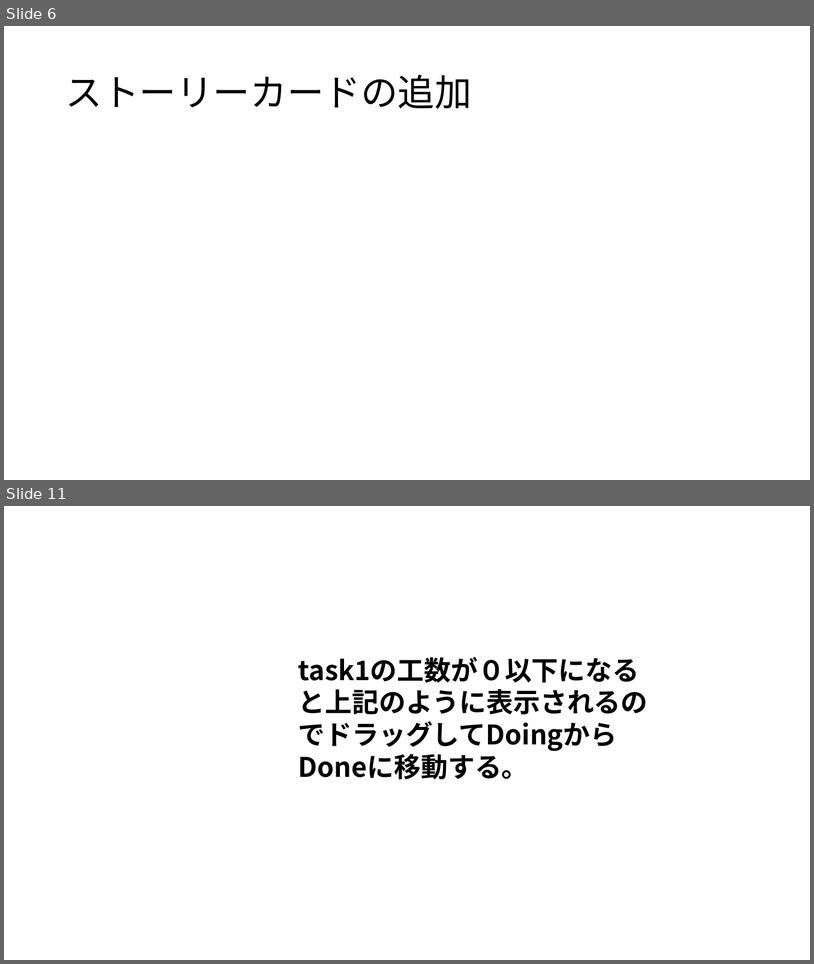
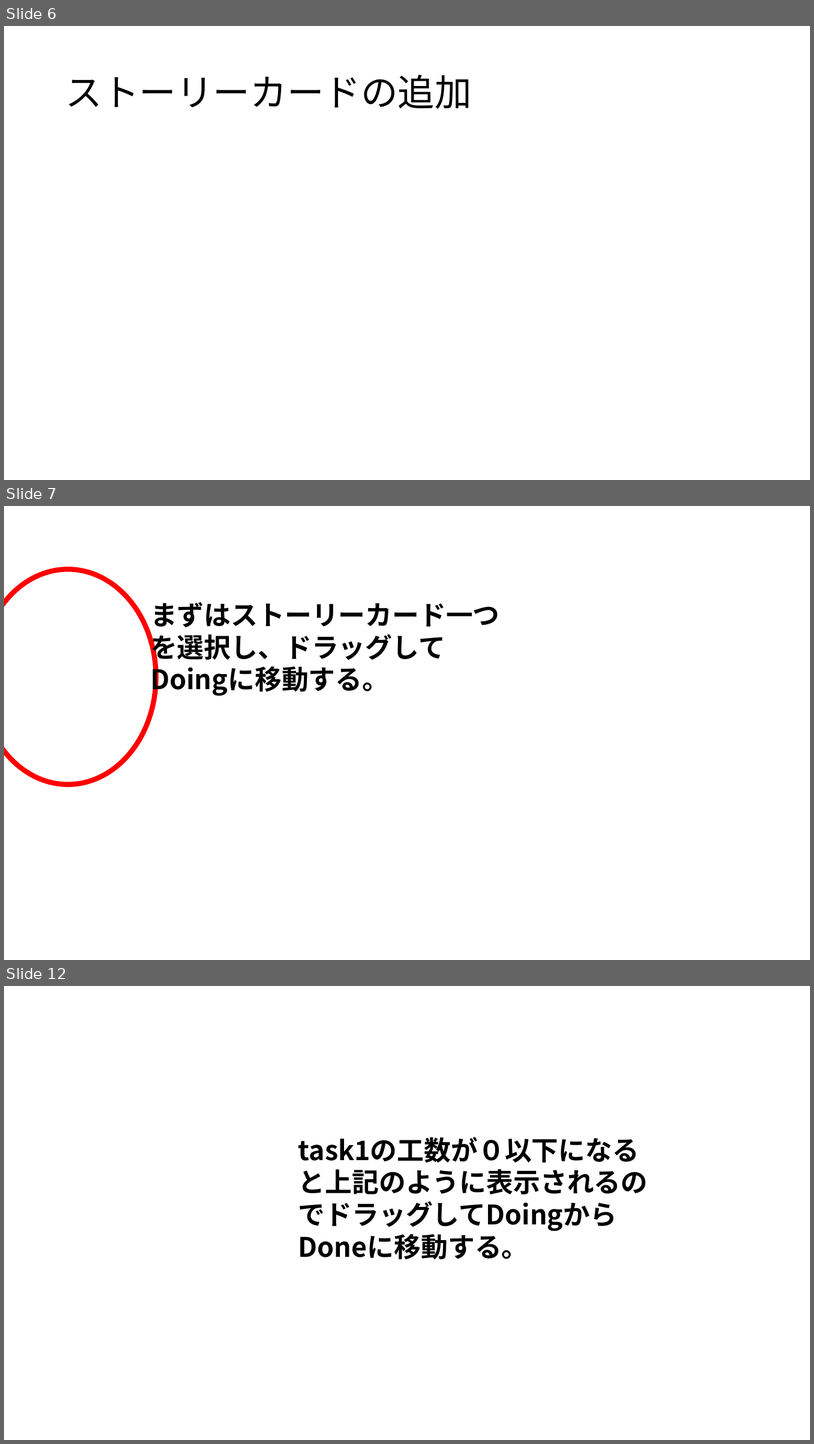
Before and after one commit to igakilab/sotuken_maeda, a slide deck: カンバンゲームのルール.pptx. Shown one above the other, each under a label of ours: slides 6 and 11 before the commit, slides 6, 7 and 12 after it; the slides between them are not shown. The pictures are 814x964 and 814x1444 pixels, drawn with LibreOffice and Linux fonts; fonts in the diff are those of the drawing; background and template pictures are left out. Boxes give left, top, right and bottom in pixels: in the first picture for what was removed or moved away, otherwise in the second. Text is boxed around its words. In the diff, an @@ line names an element or a change of style, - is before the commit and + after.

```diff
--- a/カンバンゲームのルール.pptx
+++ b/カンバンゲームのルール.pptx
@@ slide 7 added at (4,506,810,960), background picture (left out) @@
@@ ellipse added at (4,570,156,784), outline #FF0000 6 pt @@
@@ text added at (150,602,500,696), 32 pt, text #000000, bold @@
+まずはストーリーカード一つを選択し、ドラッグしてDoingに移動する。
@@ what was slide 11 is now slide 12 @@
```
Also in this commit, not shown: 1 slide changed, 4 other slides added, 1 slide removed.
